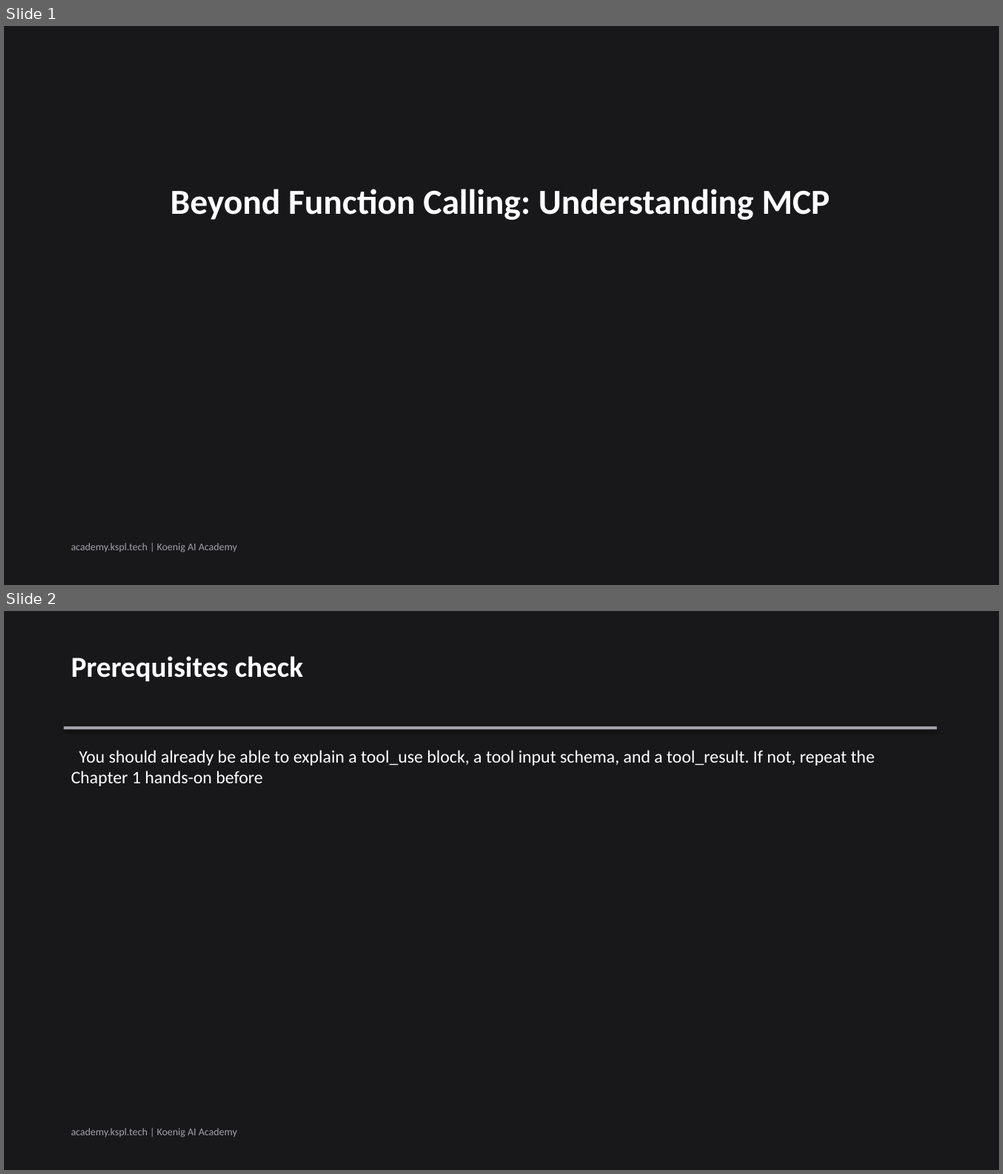
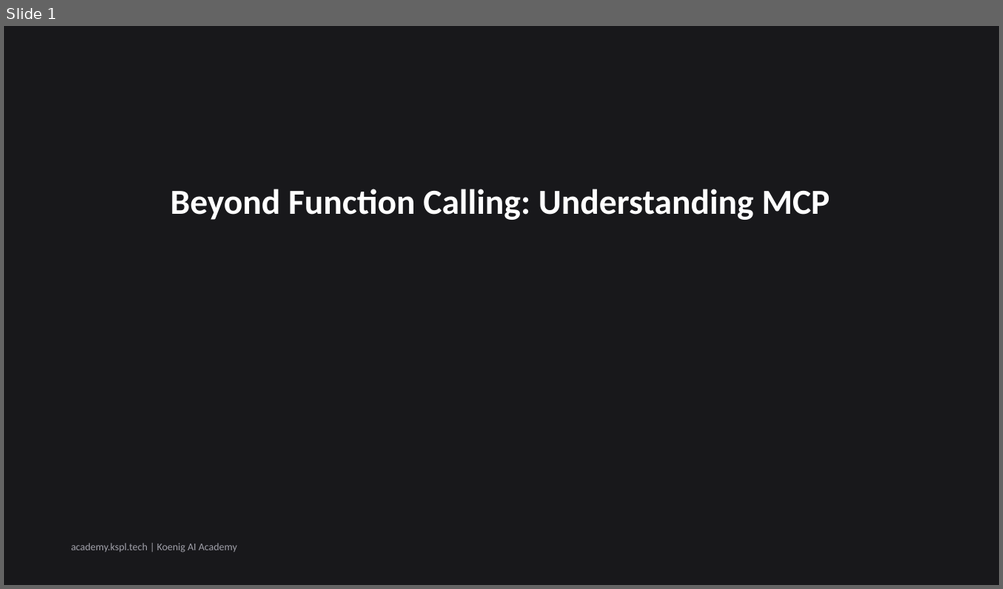
Before and after one commit to Koenig-Solutions-Private-Limited/koenig-ai-org, a slide deck: vault/courses/claude-tool-use-from-zero/ch02-slides.pptx. Shown one above the other, each under a label of ours: slides 1 and 2 before the commit, slide 1 after it. The pictures are 1003x1174 and 1003x589 pixels, drawn with LibreOffice and Linux fonts; fonts in the diff are those of the drawing. Boxes give left, top, right and bottom in pixels: in the first picture for what was removed or moved away, otherwise in the second. Text is boxed around its words. In the diff, an @@ line names an element or a change of style, - is before the commit and + after.

```diff
--- a/vault/courses/claude-tool-use-from-zero/ch02-slides.pptx
+++ b/vault/courses/claude-tool-use-from-zero/ch02-slides.pptx
@@ slide 2 removed at bbox=[4, 611, 999, 1170], background #18181B @@
@@ text removed at bbox=[71, 656, 303, 681] @@
-Prerequisites check
@@ rectangle removed at bbox=[64, 726, 936, 729] @@
@@ text removed at bbox=[71, 750, 874, 786] @@
-You should already be able to explain a tool_use block, a tool input schema, and a tool_result. If not, repeat the Chapter 1 hands-on before
@@ text removed at bbox=[71, 1128, 237, 1138] @@
-academy.kspl.tech | Koenig AI Academy
```
Also in this commit, not shown: 3 slides changed, 3 slides added, 2 other slides removed.
